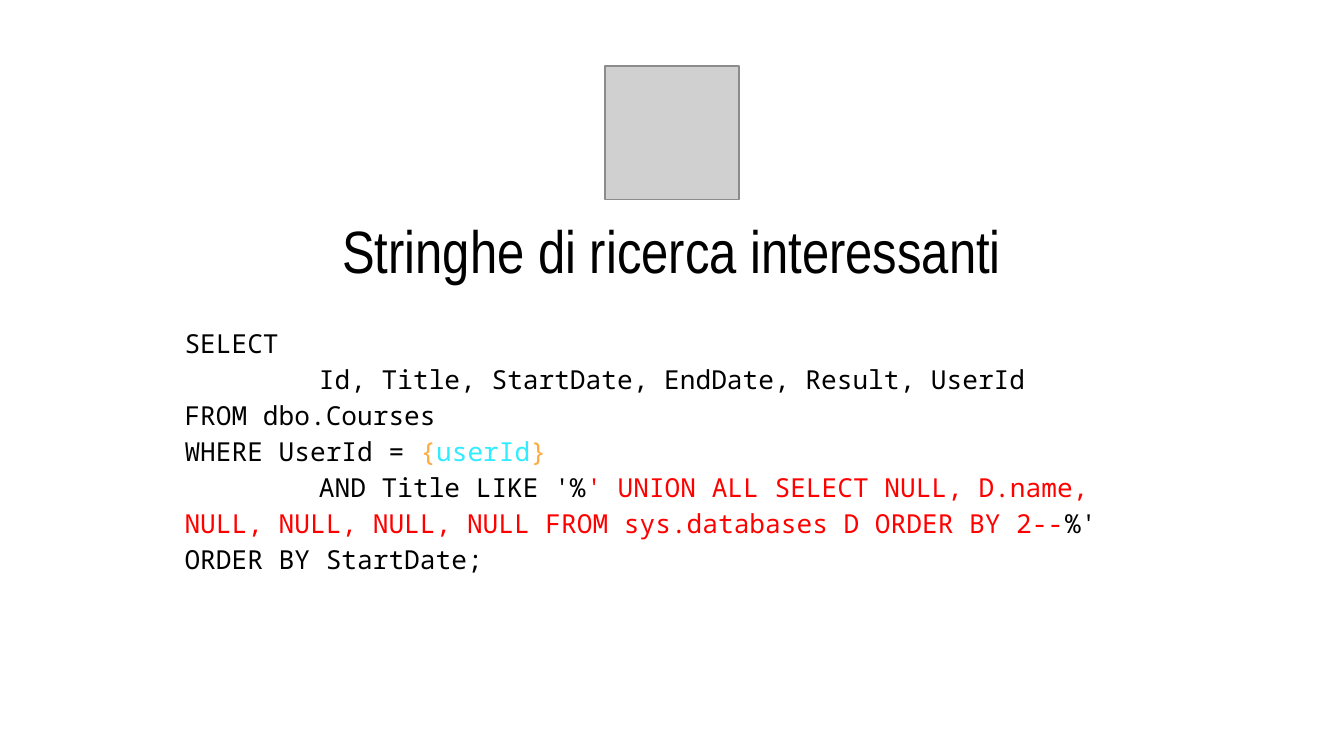
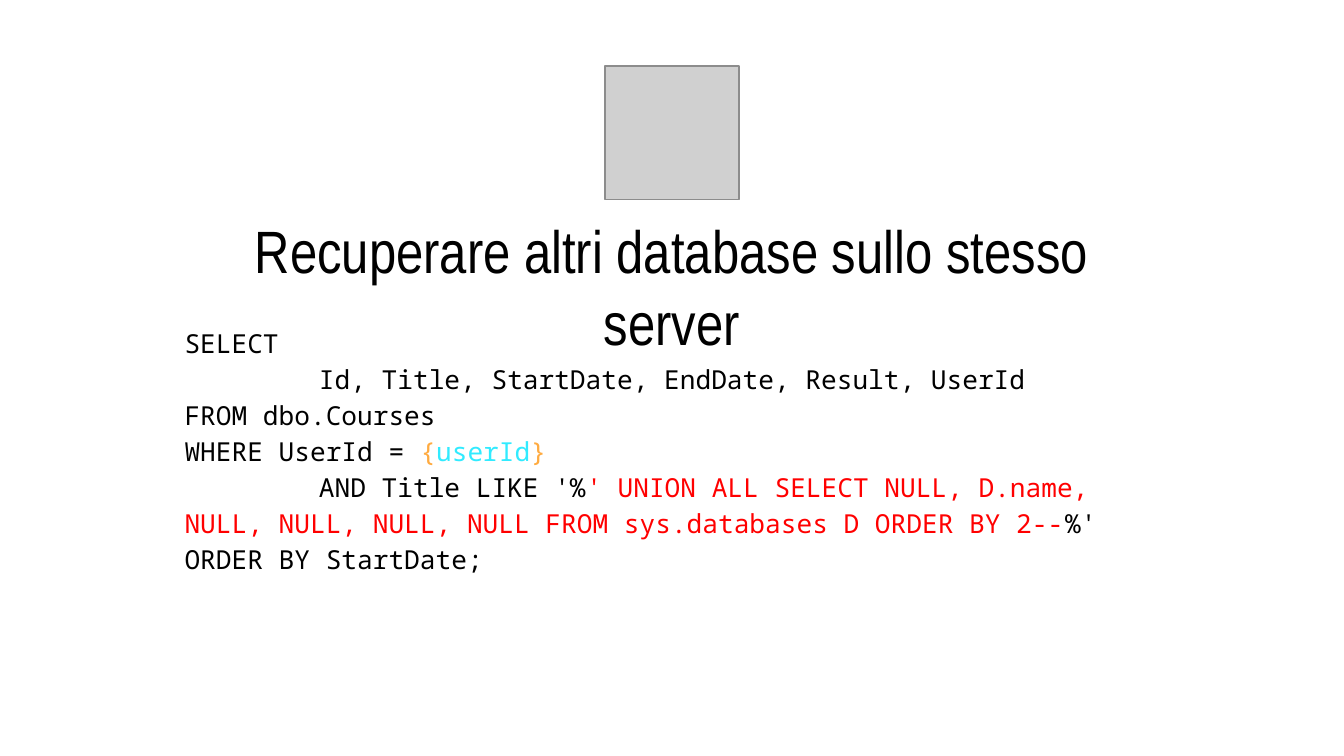
Before and after one commit to CodicePlastico/BibeCatalogue, a slide deck: slide 22 of 2025-10-21.PirlOverflow - SQL Injection crash(ed) course.pptx (slide 19 before the commit). Drawn at 1344x756 pixels with LibreOffice and Linux fonts; fonts in the diff are those of the drawing; grey boxes stand for pictures; background and template pictures are left out. Boxes give left, top, right and bottom in pixels: in the first picture for what was removed or moved away, otherwise in the second. Text is boxed around its words. In the diff, an @@ line names an element or a change of style, - is before the commit and + after.

Commit message:
Aggiunta soluzione per accesso diretto al database

```diff
--- a/2025-10-21.PirlOverflow - SQL Injection crash(ed) course.pptx
+++ b/2025-10-21.PirlOverflow - SQL Injection crash(ed) course.pptx
@@ title at [255, 229, 1088, 346]: text changed @@
-Stringhe di ricerca interessanti
+Recuperare altri database sullo stesso server
```
Also in this commit, not shown: 23 other slides changed, 4 slides added, 6 other files.
